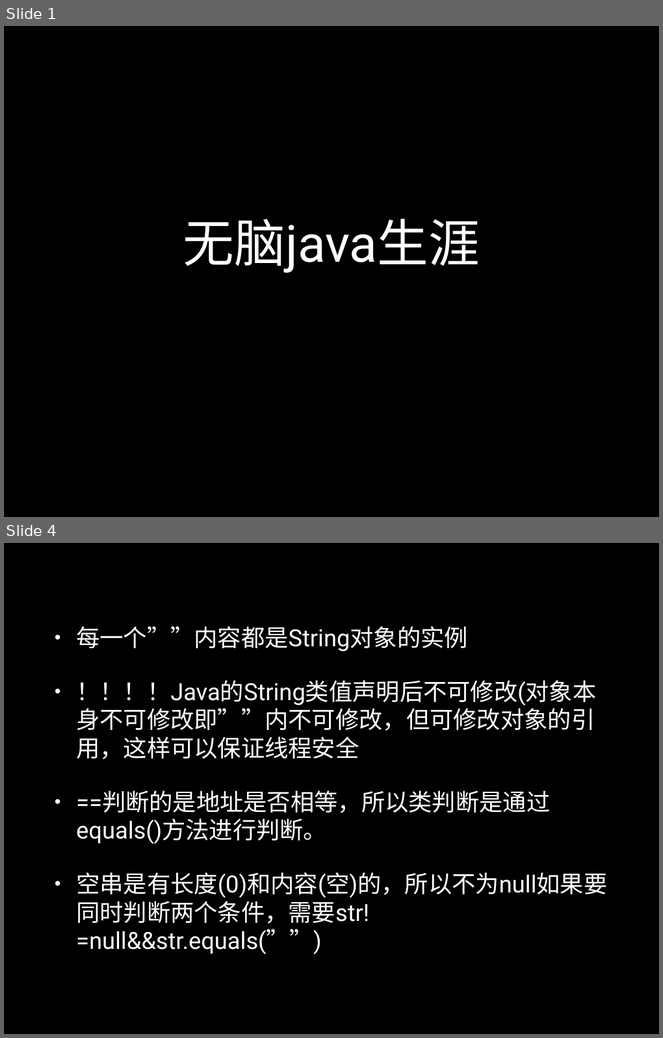
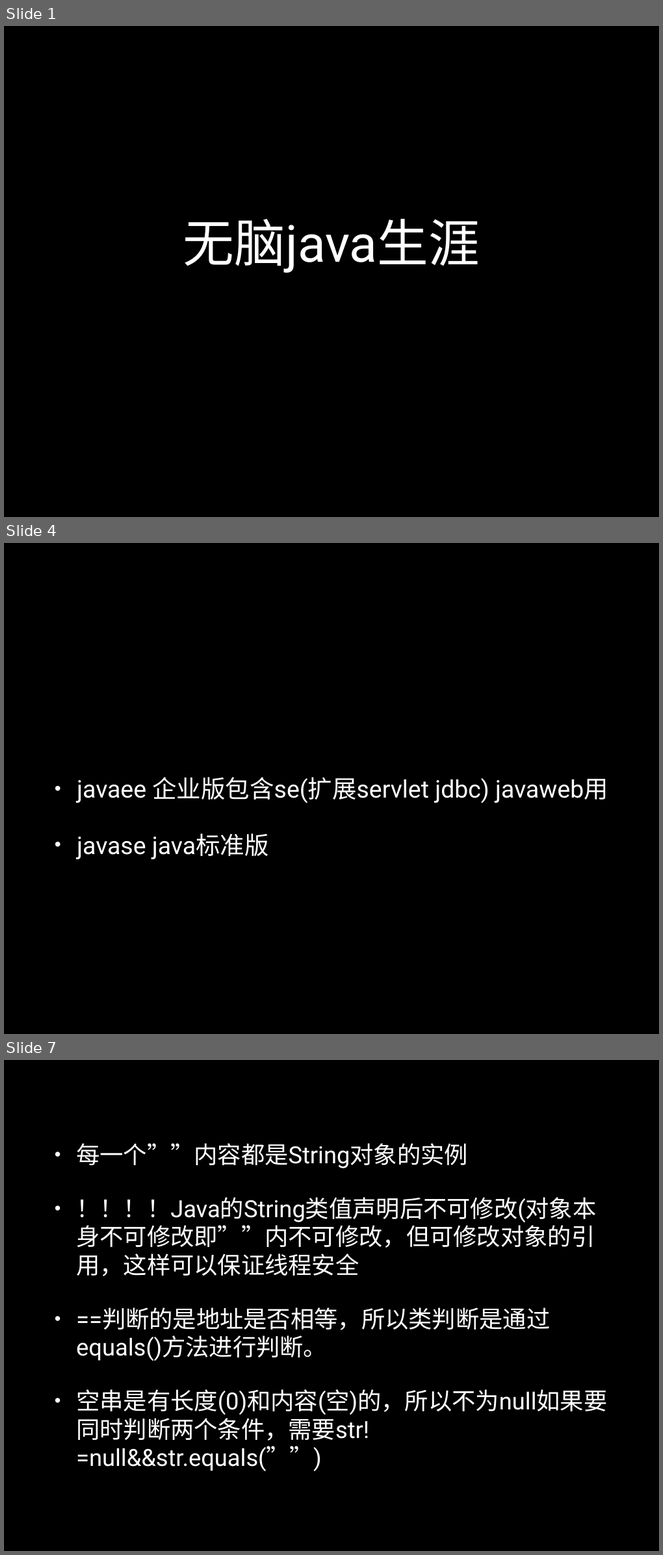
Before and after one commit to luxxxxxx/SummerCamp2016, a slide deck: src/Java/java1.pptx. Shown one above the other, each under a label of ours: slides 1 and 4 before the commit, slides 1, 4 and 7 after it; the slides between them are not shown. The pictures are 663x1038 and 663x1555 pixels, drawn with LibreOffice and Linux fonts; fonts in the diff are those of the drawing. Boxes give left, top, right and bottom in pixels: in the first picture for what was removed or moved away, otherwise in the second. Text is boxed around its words. In the diff, an @@ line names an element or a change of style, - is before the commit and + after.

```diff
--- a/src/Java/java1.pptx
+++ b/src/Java/java1.pptx
@@ slide 4 added at bbox=[4, 543, 659, 1034], background #000000 @@
@@ text added at bbox=[77, 777, 608, 860], 38 pt, text #FFFFFF @@
+• javaee 企业版包含se(扩展servlet jdbc) javaweb用
+• javase java标准版
@@ what was slide 4 is now slide 7 @@
```
Also in this commit, not shown: 6 slides changed, 9 other slides added, 1 other file.
